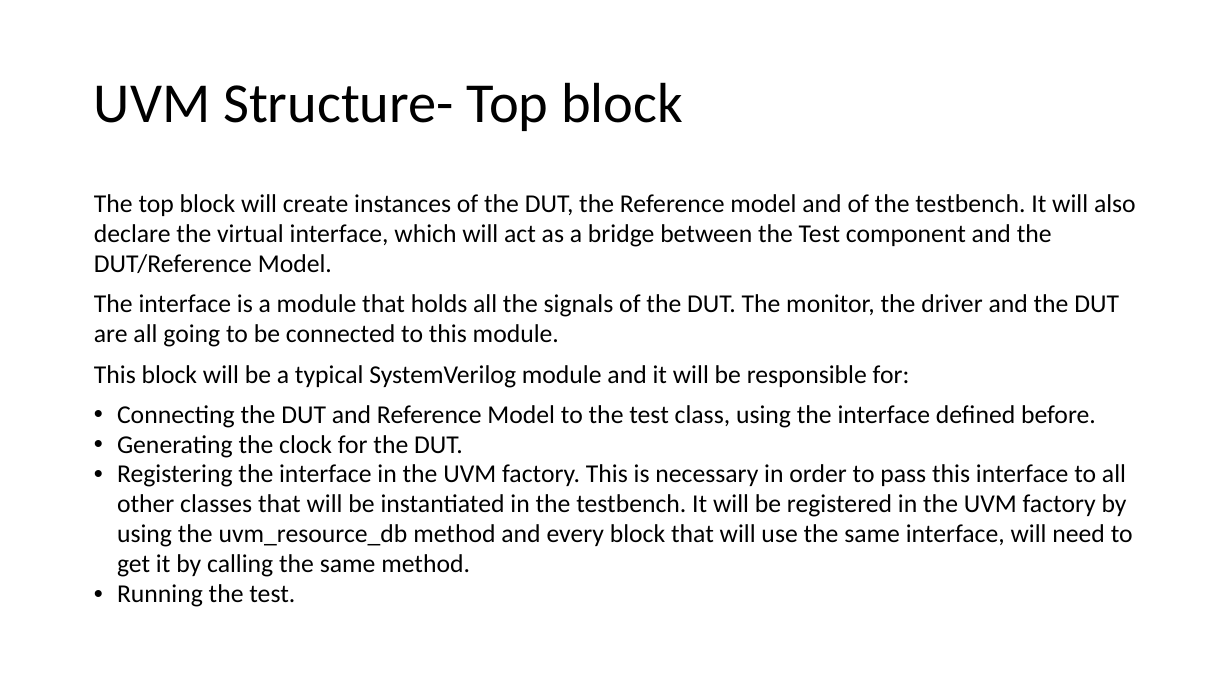
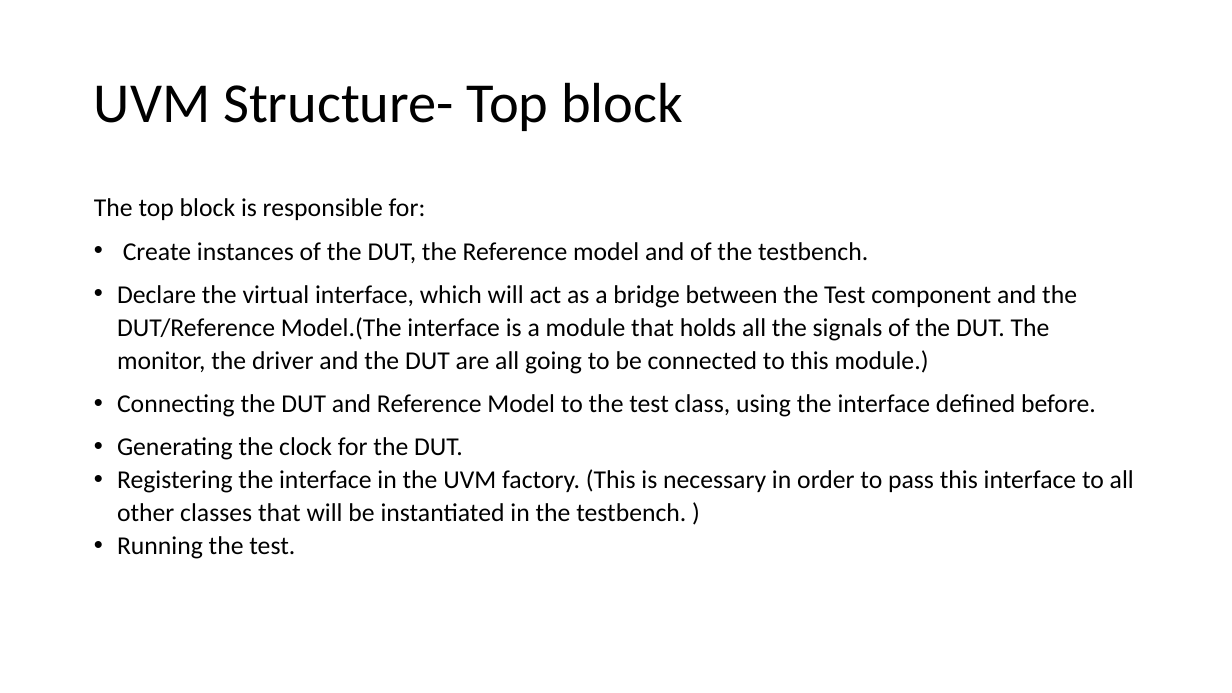
Before and after one commit to liotahuf/UVM_project, a slide deck: slide 6 of Final presentation.pptx. Drawn at 1232x693 pixels with LibreOffice and Linux fonts; fonts in the diff are those of the drawing. Boxes give left, top, right and bottom in pixels: in the first picture for what was removed or moved away, otherwise in the second. Text is boxed around its words. In the diff, an @@ line names an element or a change of style, - is before the commit and + after.

```diff
--- a/Final presentation.pptx
+++ b/Final presentation.pptx
@@ text at box(94, 198, 1077, 374): text changed @@
-The top block will create instances of the DUT, the Reference model and of the testbench. It will also declare the virtual interface, which will act as a bridge between the Test component and the DUT/Reference Model.
-The interface is a module that holds all the signals of the DUT. The monitor, the driver and the DUT are all going to be connected to this module.
-This block will be a typical SystemVerilog module and it will be responsible for:
+The top block is responsible for:
+• Create instances of the DUT, the Reference model and of the testbench.
+• Declare the virtual interface, which will act as a bridge between the Test component and the DUT/Reference Model.(The interface is a module that holds all the signals of the DUT. The monitor, the driver and the DUT are all going to be connected to this module.)
@@ text at box(117, 394, 1096, 559): line spacing 0.97 to 1.07; more space between paragraphs; less space between paragraphs @@
@@ text at box(117, 469, 1134, 522): text changed @@
-• Registering the interface in the UVM factory. This is necessary in order to pass this interface to all other classes that will be instantiated in the testbench. It will be registered in the UVM factory by using the uvm_resource_db method and every block that will use the same interface, will need to get it by calling the same method.
+• Registering the interface in the UVM factory. (This is necessary in order to pass this interface to all other classes that will be instantiated in the testbench. )
```
Also in this commit, not shown: 6 other slides changed.
